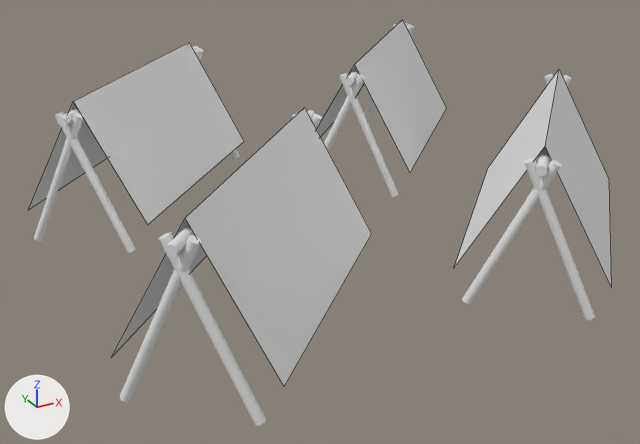
One commit to the Blender file client/models/buildings/boneTent.blend: the scene before it, then after it.
The view is the same before and after, from a 50 mm camera at (-1.95, -3.42, 1.71) aimed at (-0.1, -0.06, 0.04). Arrows for +X, +Y and +Z are at lower left; the lights stay in place. Mesh edges are drawn as thin lines on the coarser meshes.
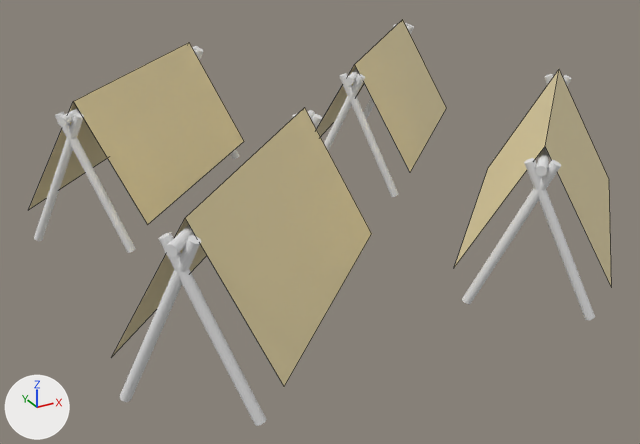
What changed in the scene script:
```text
Change mat_hide:
    mat_hide.base_color: (0.8, 0.8, 0.8) -> (0.801, 0.681, 0.387)  # white #e7e7e7 -> beige #e7d7a7
```

Changed parts and their boxes [x1, y1, x2, y2] in the pictures (640 x 444 px):
'Plane', recoloured (white to beige): [113, 107, 372, 386] in both
'Plane.002', recoloured (white to beige): [29, 43, 244, 225] in both
'Plane.001', recoloured (white to beige): [455, 70, 612, 287] in both
'Plane.003', recoloured (white to beige): [317, 19, 446, 172] in both
